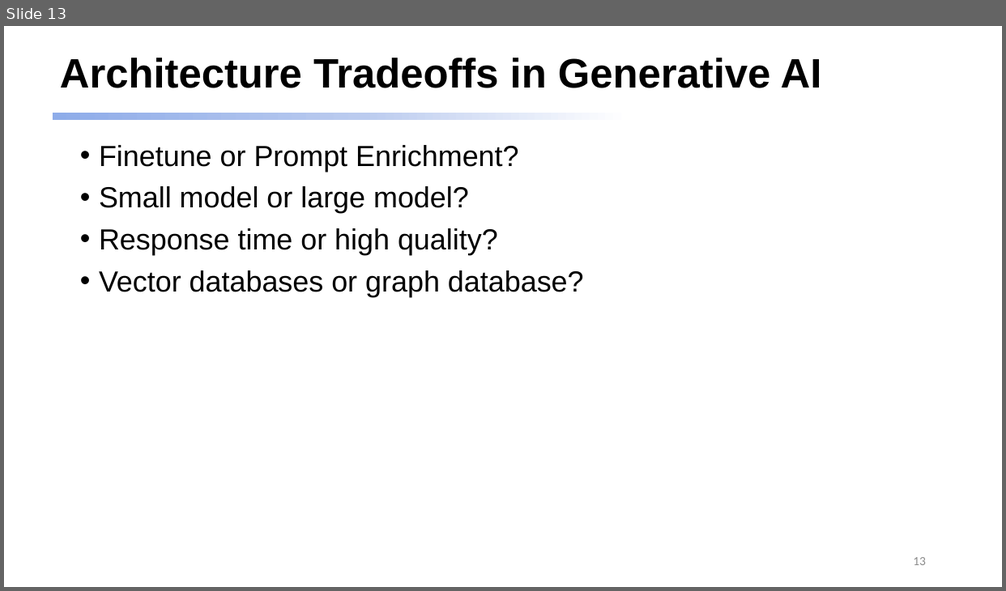
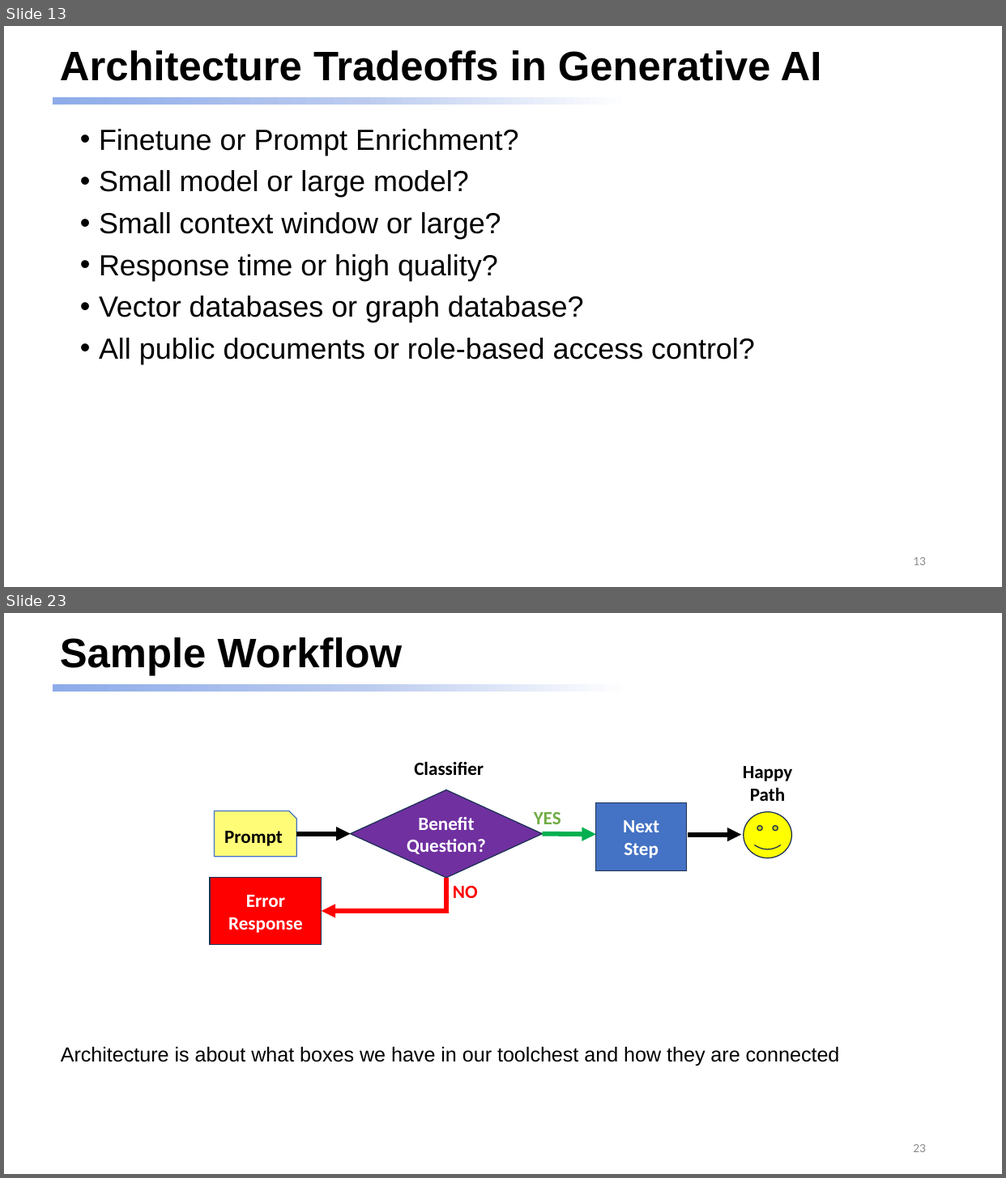
Before and after one commit to dmccreary/genai-arch-patterns, a slide deck: slides/One-Hour-Talk.pptx. Shown one above the other, each under a label of ours: slide 13 before the commit, slides 13 and 23 after it; the slides between them are not shown. The pictures are 1006x591 and 1006x1178 pixels, drawn with LibreOffice and Linux fonts; fonts in the diff are those of the drawing. Boxes give left, top, right and bottom in pixels: in the first picture for what was removed or moved away, otherwise in the second. Text is boxed around its words. In the diff, an @@ line names an element or a change of style, - is before the commit and + after.

```diff
--- a/slides/One-Hour-Talk.pptx
+++ b/slides/One-Hour-Talk.pptx
@@ slide 23 added at box(4, 613, 1002, 1174), background #FFFFFF; not listed: 1 template element that a slide beside it also shows @@
@@ title added at box(60, 637, 403, 675), 39.6 pt, text #000000, bold @@
+Sample Workflow
@@ text added at box(414, 761, 484, 775), 18 pt, text #000000, bold @@
+Classifier
@@ text added at box(743, 766, 793, 801), 18 pt, text #000000, bold @@
+Happy
+Path
@@ diamond added at box(351, 790, 543, 877), fill #7030A0, outline #1E3256 1 pt, 18 pt, text #FFFFFF, bold @@
+Benefit
+Question?
@@ rectangle added at box(596, 803, 687, 871), fill #4472C4, outline #1E3256 1 pt, 18 pt, text #FFFFFF, bold @@
+Next
+Step
@@ snip rect added at box(215, 811, 296, 857), fill #FFFD78, outline #4472C4 1 pt, 18 pt, text #000000, bold @@
+Prompt
@@ text added at box(534, 812, 561, 830), 18 pt, text #70AD47, bold @@
+YES
@@ smiley face added at box(744, 812, 792, 858), fill #FFFF00, outline #1E3256 1 pt @@
@@ arrow added from (296, 834) to (351, 834), #000000 4.5 pt @@
@@ arrow added from (543, 834) to (596, 835), #00B050 4.5 pt @@
@@ arrow added from (688, 835) to (741, 835), #000000 4.5 pt @@
@@ rectangle added at box(210, 878, 322, 944), fill #FF0000, outline #1E3256 1 pt, 18 pt, text #FFFFFF, bold @@
+Error
+Response
@@ elbow arrow added from (446, 878) to (322, 911), #FF0000 4.5 pt @@
@@ text added at box(453, 886, 478, 898), 18 pt, text #FF0000, bold @@
+NO
@@ text added at box(61, 1046, 840, 1067), 19.6 pt, text #000000 @@
+Architecture is about what boxes we have in our toolchest and how they are connected
@@ page number added at box(913, 1144, 926, 1152), 12 pt, text #8C8C8C @@
+23
@@ slide 13 changed as well @@
@@ title "Architecture Tradeoffs in Generative AI": place and size @@
-title "Architecture Tradeoffs in Generative AI" at box(60, 58, 822, 88)
+title "Architecture Tradeoffs in Generative AI" at box(60, 50, 822, 81)
@@ rectangle: place and size @@
-rectangle at box(52, 113, 913, 120)
+rectangle at box(52, 97, 913, 105)
@@ text "Finetune or Prompt Enrichment?": place and size @@
-text "Finetune or Prompt Enrichment?" at box(99, 145, 584, 297)
+text "Finetune or Prompt Enrichment?" at box(99, 129, 755, 365)
@@ text at box(99, 212, 501, 239): paragraph added @@
+• Small context window or large?
@@ text at box(99, 338, 755, 365): paragraph added @@
+• All public documents or role-based access control?
```
Also in this commit, not shown: 12 other slides changed, 15 other slides added.
